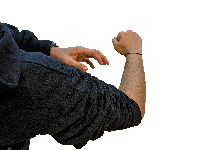
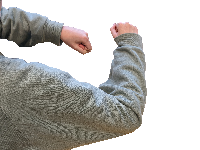
Before/after of a 200×150 layered artwork. What changed in the layer stack:
added layer "Vi" above "Madhav" over [0, 0, 147, 150]
hid "Madhav" over [0, 22, 146, 150]
